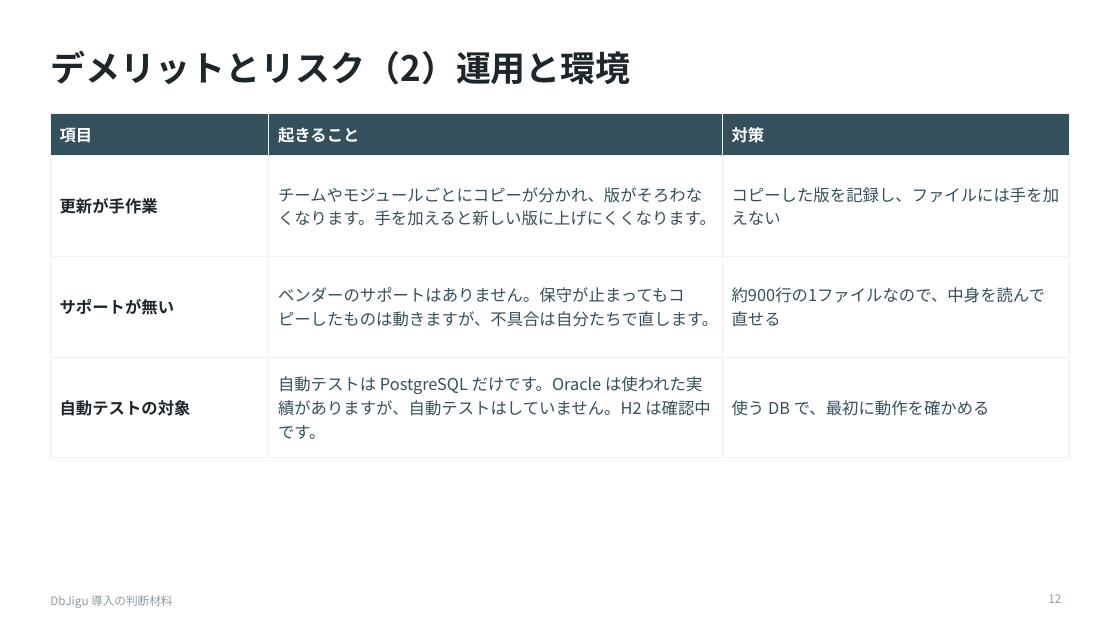
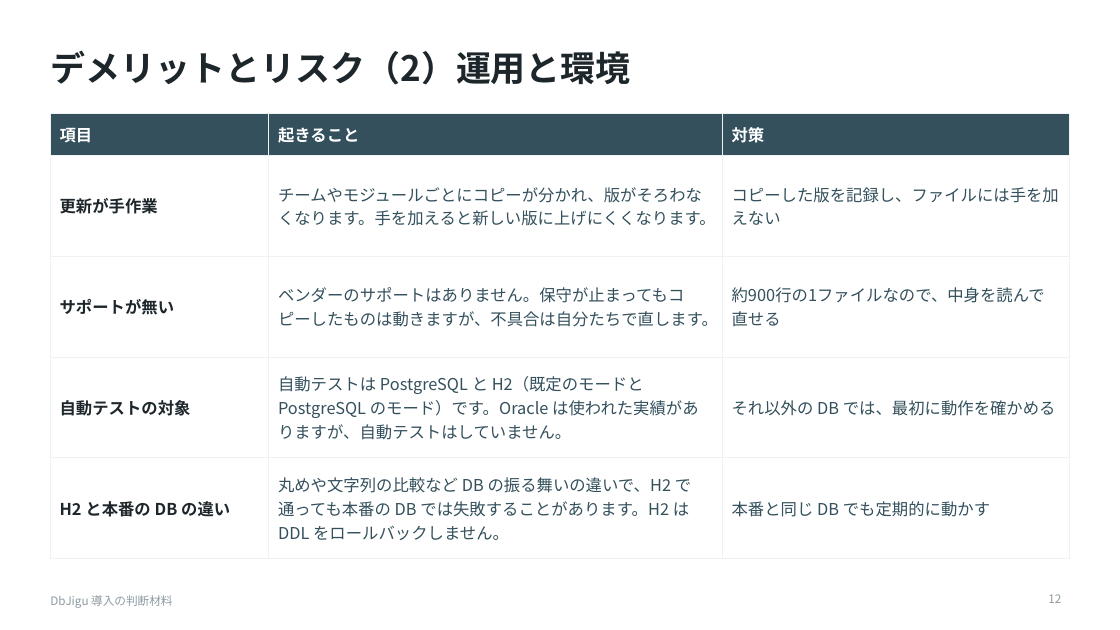
Before and after one commit to raindrop-aqua/java-test-toolbelt, a slide deck: slide 12 of docs/slides/dbjigu-for-managers.pptx. Drawn at 1120x630 pixels with LibreOffice and Linux fonts; fonts in the diff are those of the drawing. Boxes give left, top, right and bottom in pixels: in the first picture for what was removed or moved away, otherwise in the second. Text is boxed around its words. In the diff, an @@ line names an element or a change of style, - is before the commit and + after.

```diff
--- a/docs/slides/dbjigu-for-managers.pptx
+++ b/docs/slides/dbjigu-for-managers.pptx
@@ table at (x1=50, y1=113, x2=1070, y2=544) @@
-row 4: 自動テストの対象 | 自動テストは PostgreSQL だけです。Oracle は使われた実績がありますが、自動テストはしていません。H2 は確認中です。 | 使う DB で、最初に動作を確かめる
+row 4: 自動テストの対象 | 自動テストは PostgreSQL と H2（既定のモードと PostgreSQL のモード）です。Oracle は使われた実績がありますが、自動テストはしていません。 | それ以外の DB では、最初に動作を確かめる
+row 5: H2 と本番の DB の違い | 丸めや文字列の比較など DB の振る舞いの違いで、H2 で通っても本番の DB では失敗することがあります。H2 は DDL をロールバックしません。 | 本番と同じ DB でも定期的に動かす
```
Also in this commit, not shown: 1 other slide changed.
